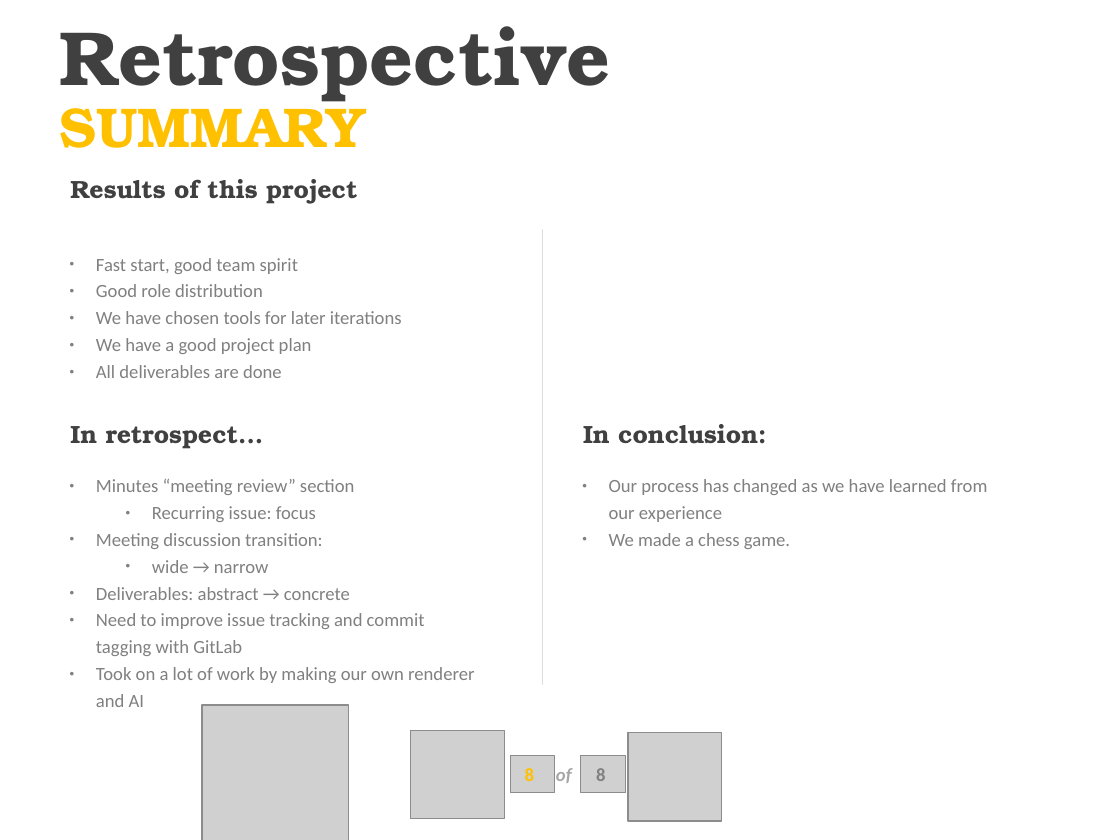
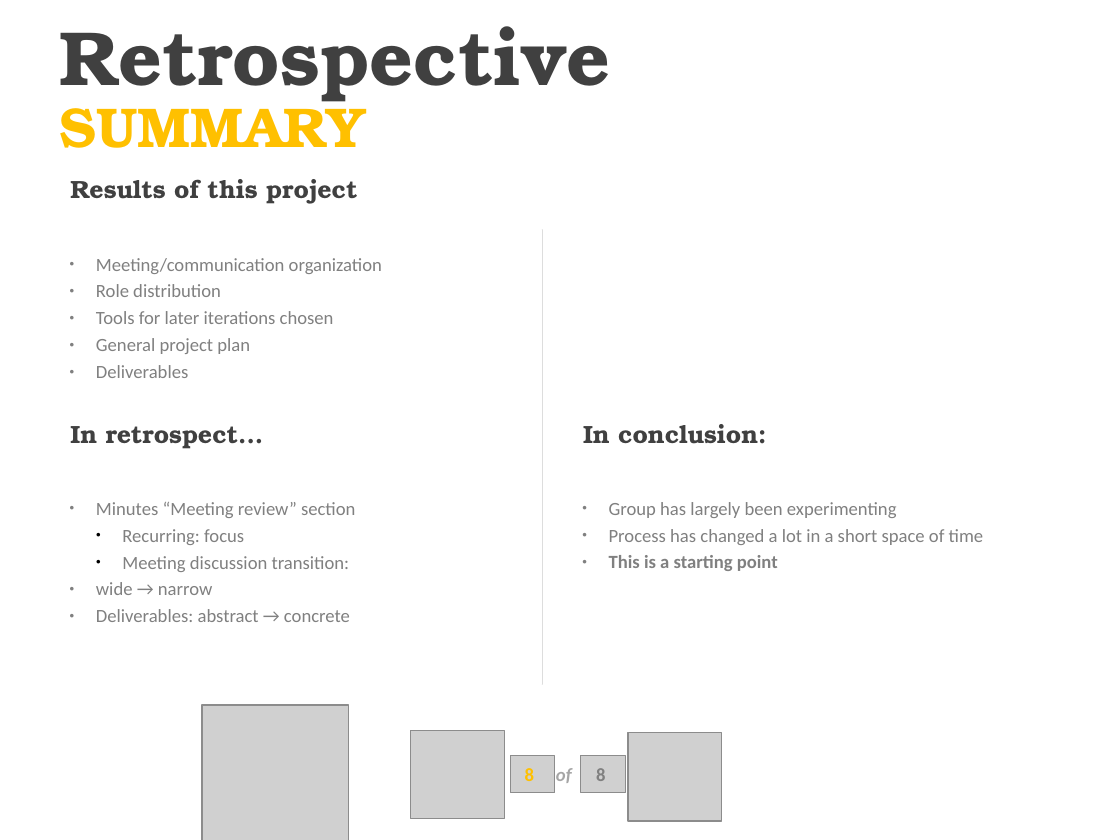
Before and after one commit to luringens/DoodleChess, a slide deck: slide 10 of docs/presentation/Presentasjon oblig3.pptx (slide 8 before the commit). Drawn at 1120x840 pixels with LibreOffice and Linux fonts; fonts in the diff are those of the drawing; grey boxes stand for pictures; background and template pictures are left out. Boxes give left, top, right and bottom in pixels: in the first picture for what was removed or moved away, otherwise in the second. Text is boxed around its words. In the diff, an @@ line names an element or a change of style, - is before the commit and + after.

```diff
--- a/docs/presentation/Presentasjon oblig3.pptx
+++ b/docs/presentation/Presentasjon oblig3.pptx
@@ text at (96,258,382,378): text changed @@
-● Fast start, good team spirit
-● Good role distribution
-● We have chosen tools for later iterations
-● We have a good project plan
-● All deliverables are done
+● Meeting/communication organization
+● Role distribution
+● Tools for later iterations chosen
+● General project plan
+● Deliverables
@@ text "Minutes “Meeting review” section": place and size @@
-text "Minutes “Meeting review” section" at (96,479,474,707)
+text "Minutes “Meeting review” section" at (96,502,355,622)
@@ text at (96,502,355,595): text changed @@
-● Minutes “meeting review” section
-  ● Recurring issue: focus
-● Meeting discussion transition:
-  ● wide → narrow
+● Minutes “Meeting review” section
+  ● Recurring: focus
+● Meeting discussion transition:
+  wide → narrow
@@ text at (609,502,984,571): text changed @@
-● Our process has changed as we have learned from our experience
-● We made a chess game.
+● Group has largely been experimenting
+● Process has changed a lot in a short space of time
+● This is a starting point
@@ text at (96,613,474,707): paragraphs removed @@
-● Need to improve issue tracking and commit tagging with GitLab
-● Took on a lot of work by making our own renderer and AI
```
Also in this commit, not shown: 5 other slides changed, 2 slides added.
